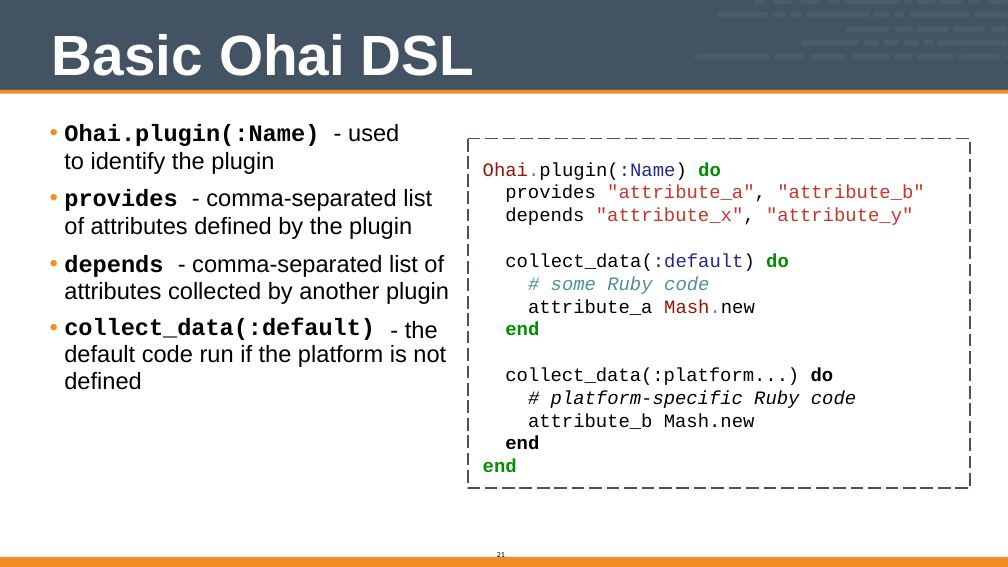
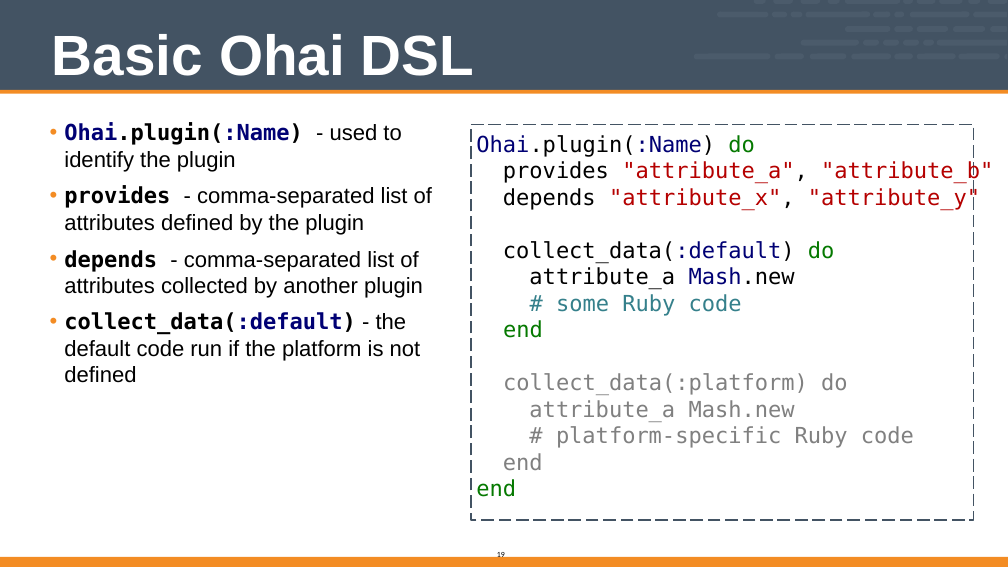
Before and after one commit to vinyar/chef-intermediate, a slide deck: slide 19 of Modules/06-Chef_Intermediate.pptx (slide 21 before the commit). Drawn at 1008x567 pixels with LibreOffice and Linux fonts; fonts in the diff are those of the drawing. Boxes give left, top, right and bottom in pixels: in the first picture for what was removed or moved away, otherwise in the second. Text is boxed around its words. In the diff, an @@ line names an element or a change of style, - is before the commit and + after.

```diff
--- a/Modules/06-Chef_Intermediate.pptx
+++ b/Modules/06-Chef_Intermediate.pptx
@@ text at box(64, 122, 432, 298): size 30 to 28 pt in "Ohai.plugin(:Name) - used to identify the plugin", "provides - comma-separated list of attributes defined ...", "depends - comma-separated list of attributes collected ..."; font Courier New to DejaVu Sans Mono in "Ohai.plugin(:Name)", "provides", "depends"; text colour #000000 to #000074 in "Ohai.plugin(:Name)"; line spacing 35pt to 1 @@
@@ freeform shape: place and size @@
-freeform shape at box(468, 138, 970, 488)
+freeform shape at box(471, 124, 973, 519)
@@ text added at box(476, 135, 993, 497), 28 pt, text #808080 @@
+Ohai.plugin(:Name) do
+provides "attribute_a", "attribute_b"
+depends "attribute_x", "attribute_y"
+collect_data(:default) do
+attribute_a Mash.new
+# some Ruby code
+end
+collect_data(:platform) do
+attribute_a Mash.new
+# platform-specific Ruby code
+end
+end
@@ text removed at box(483, 162, 924, 225) @@
-Ohai.plugin(:Name) do
-provides "attribute_a", "attribute_b" depends "attribute_x", "attribute_y"
@@ text removed at box(505, 254, 789, 294) @@
-collect_data(:default) do
-# some Ruby
@@ text removed at box(505, 299, 652, 336) @@
-attribute_a
-end
@@ text removed at box(664, 276, 755, 314) @@
-code
-Mash.new
@@ text at box(64, 312, 421, 361): text changed; size 30 to 28 pt @@
-• collect_data(:default) default code run if the platform is not defined
+• collect_data(:default) - the default code run if the platform is not defined
@@ text removed at box(405, 321, 438, 339) @@
-- the
@@ text removed at box(483, 368, 856, 472) @@
-collect_data(:platform...) do
-# platform-specific Ruby code
-attribute_b Mash.new
-end end
@@ page number at box(497, 551, 505, 560): text changed @@
-21
+19
```
Also in this commit, not shown: 36 other slides changed, 11 slides removed.
